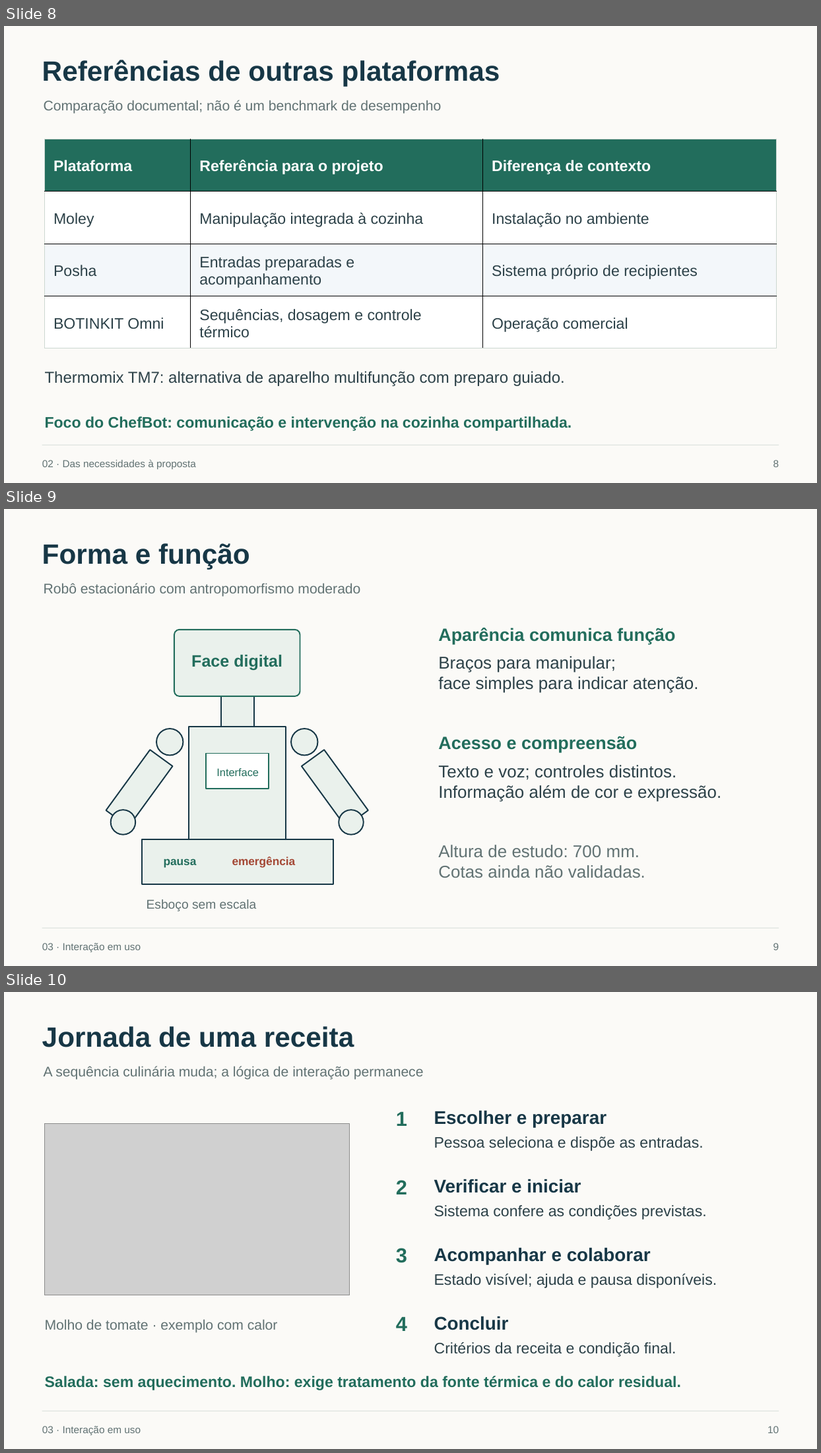
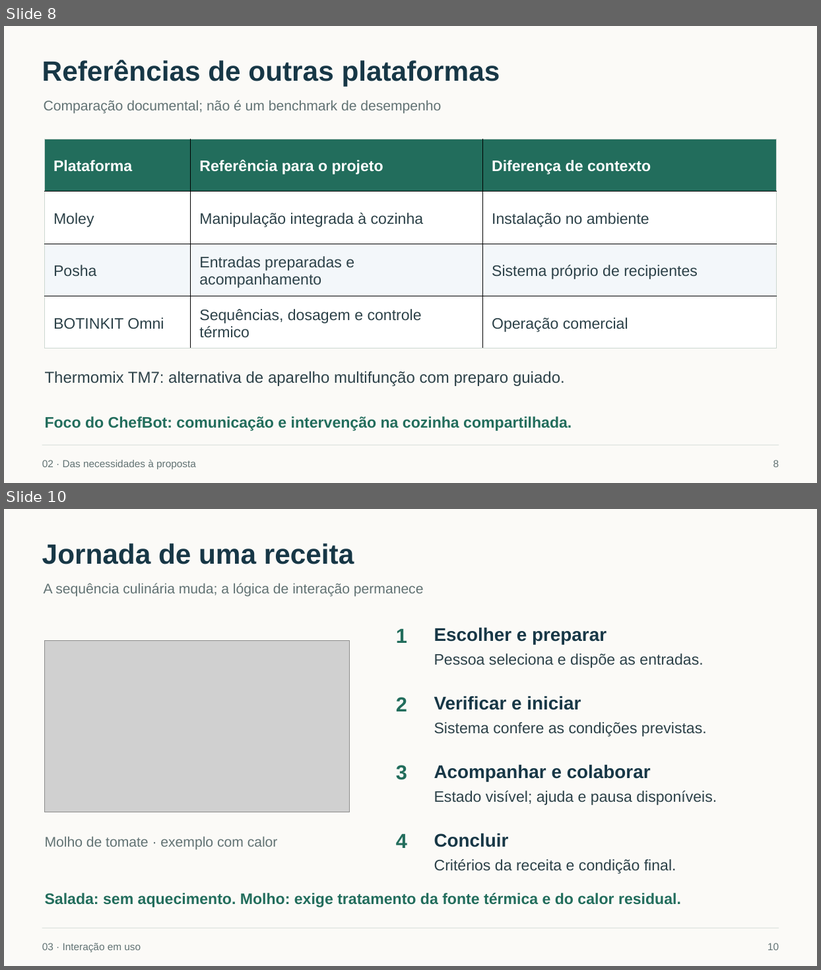
Before and after one commit to Toquinha443/chefbot-ihr, a slide deck: apresentacao/ChefBot_Apresentacao_Final.pptx. Shown one above the other, each under a label of ours: slides 8, 9 and 10 before the commit, slides 8 and 10 after it; the slides between them are not shown. The pictures are 821x1453 and 821x970 pixels, drawn with LibreOffice and Linux fonts; fonts in the diff are those of the drawing; grey boxes stand for pictures. Boxes give left, top, right and bottom in pixels: in the first picture for what was removed or moved away, otherwise in the second. Text is boxed around its words. In the diff, an @@ line names an element or a change of style, - is before the commit and + after.

```diff
--- a/apresentacao/ChefBot_Apresentacao_Final.pptx
+++ b/apresentacao/ChefBot_Apresentacao_Final.pptx
@@ slide 9 removed at <box>4,509,817,966</box>, background #FBFAF7 @@
@@ text removed at <box>42,543,250,569</box> @@
-Forma e função
@@ text removed at <box>44,583,360,597</box> @@
-Robô estacionário com antropomorfismo moderado
@@ rounded rectangle removed at <box>174,630,300,696</box> @@
@@ text removed at <box>438,628,675,644</box> @@
-Aparência comunica função
@@ text removed at <box>191,655,283,671</box> @@
-Face digital
@@ text removed at <box>438,656,699,693</box> @@
-Braços para manipular;
-face simples para indicar atenção.
@@ rectangle removed at <box>221,696,254,727</box> @@
@@ ellipse removed at <box>156,729,184,755</box> @@
@@ rectangle removed at <box>189,727,286,840</box> @@
@@ ellipse removed at <box>291,729,318,755</box> @@
@@ text removed at <box>438,736,637,753</box> @@
-Acesso e compreensão
@@ rectangle removed at <box>106,750,173,827</box> @@
@@ rectangle removed at <box>206,754,269,789</box> @@
@@ rectangle removed at <box>302,750,368,827</box> @@
@@ text removed at <box>438,765,721,802</box> @@
-Texto e voz; controles distintos.
-Informação além de cor e expressão.
@@ text removed at <box>217,768,259,776</box> @@
-Interface
@@ ellipse removed at <box>111,811,136,835</box> @@
@@ ellipse removed at <box>339,811,364,835</box> @@
@@ rectangle removed at <box>142,840,334,885</box> @@
@@ text removed at <box>438,845,646,878</box> @@
-Altura de estudo: 700 mm.
-Cotas ainda não validadas.
@@ text removed at <box>164,859,197,868</box> @@
-pausa
@@ text removed at <box>232,857,296,868</box> @@
-emergência
@@ text removed at <box>147,900,257,912</box> @@
-Esboço sem escala
@@ line removed from (42, 929) to (780, 929) @@
@@ text removed at <box>42,943,141,953</box> @@
-03 · Interação em uso
@@ text removed at <box>774,943,780,951</box> @@
-9
```
Also in this commit, not shown: 4 slides changed, 1 slide added, 9 other files.
